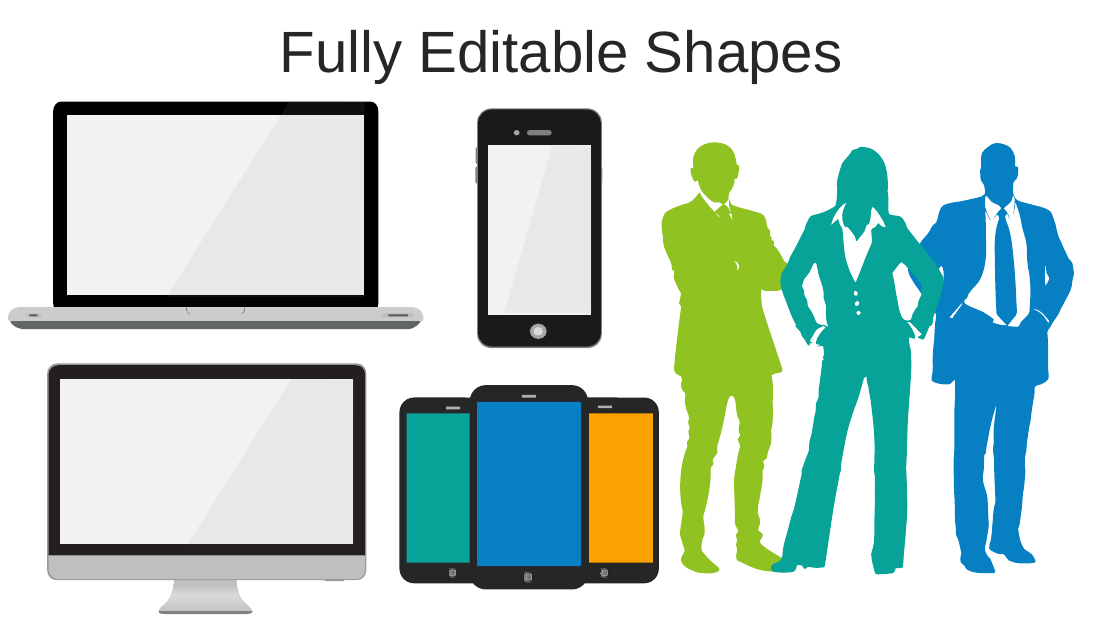
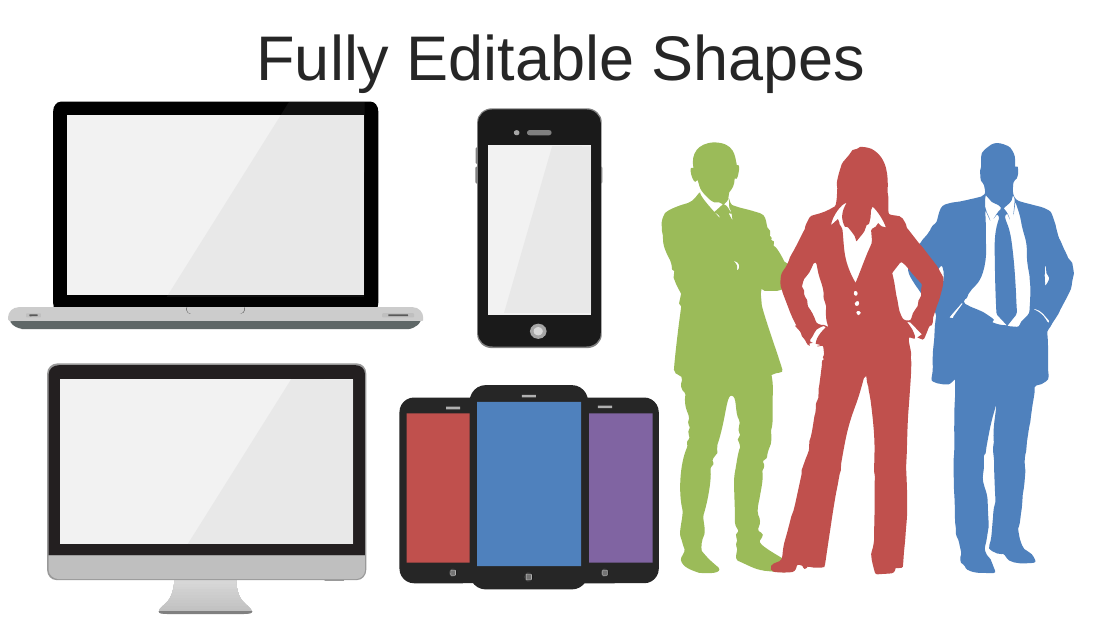
Before and after one commit to thanhlongvl/sportdemo, a slide deck: slide 47 of industry 4.0-Revolution-PowerPoint-Templates.pptx (slide 45 before the commit). Drawn at 1120x630 pixels with LibreOffice and Linux fonts; fonts in the diff are those of the drawing; background and template pictures are left out. Boxes give left, top, right and bottom in pixels: in the first picture for what was removed or moved away, otherwise in the second. Text is boxed around its words. In the diff, an @@ line names an element or a change of style, - is before the commit and + after.

```diff
--- a/industry 4.0-Revolution-PowerPoint-Templates.pptx
+++ b/industry 4.0-Revolution-PowerPoint-Templates.pptx
@@ text "Fully Editable Shapes" at <box>257,34,866,92</box>: size 50 to 54 pt; line spacing 0.8 to 1; less space between paragraphs @@
@@ freeform shape at <box>662,143,791,574</box>: fill #90C221 to #9BBB59; outline redrawn @@
@@ freeform shape at <box>770,146,944,575</box>: fill #07A398 to #C0504D; outline redrawn @@
@@ freeform shape at <box>907,143,1075,574</box>: fill #0680C3 to #4F81BD; outline redrawn @@
@@ rectangle at <box>407,413,471,563</box>: fill #07A398 to #C0504D @@
@@ rectangle at <box>477,402,581,566</box>: fill #0680C3 to #4F81BD @@
@@ rectangle at <box>589,413,653,563</box>: fill #FBA200 to #8064A2 @@
@@ freeform shape at <box>157,578,253,614</box>: outline redrawn @@
@@ fill gradient #0F0F0F to #595959 to #808080 to #BFBFBF to gradient #0F0F0F to #595959; outline #262626 0 pt to #262626 2.01 pt in 3 elements at <box>600,567,610,579</box>, <box>448,567,458,579</box>, <box>523,571,535,583</box> @@
@@ outline #B0B0B0 0.5 pt to #B0B0B0 0.51 pt; proportions changed in 3 elements at <box>602,571,607,576</box>, <box>451,571,456,576</box>, <box>527,575,532,581</box> @@
```
Also in this commit, not shown: 46 other slides changed, 3 slides added, 1 slide removed, 1 other file.
